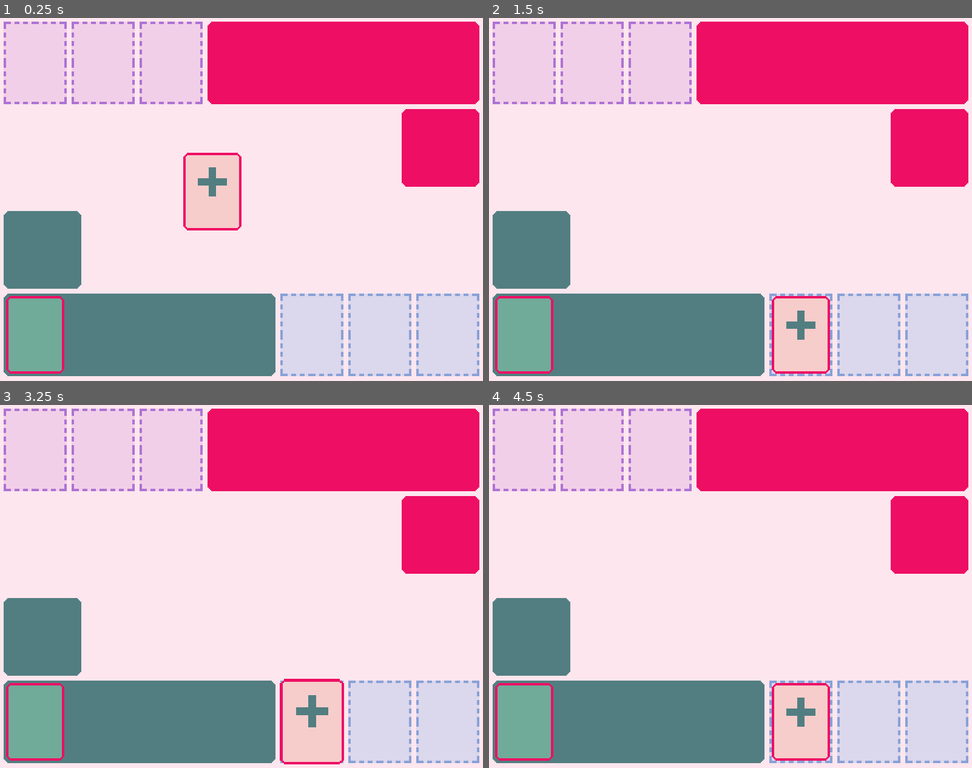
Above: before the commit, frames 1-4 (two rows, left to right).
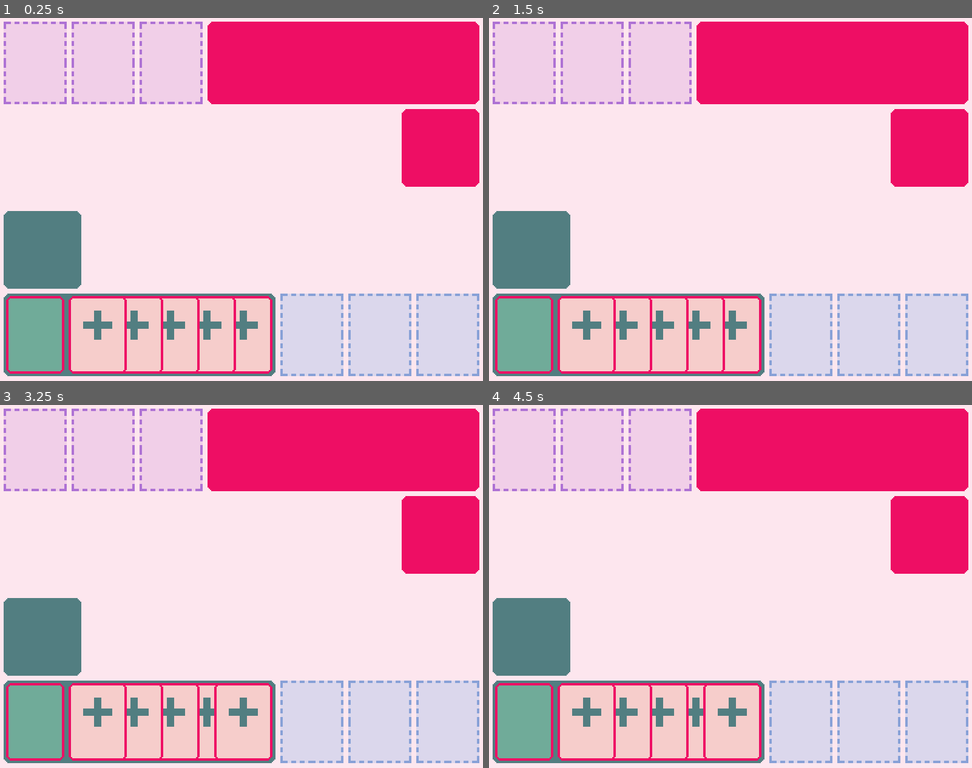
Above: after the commit, the same moments.

Repository: ajulo-awow/shifty_shuffle_new
Game: Godot game, scene res://scenes/managers/game_manager.tscn
Same seed, same stepped clock (60 frames per second), same inputs: the game is played once before the commit and once after it.
Inputs (mouse positions are in pixels of both pictures, inside the frame that each line leads up to):
- Up to frame 1 (0.25 s): no input
- Up to frame 2 (1.5 s): tap Enter at 0.5 s; drag from (701, 192) to (802, 333) at 0.52 s; drag from (633, 217) to (802, 333) at 1.27 s
- Up to frame 3 (3.25 s): tap Space at 2 s; move the mouse to (289, 506) at 2.02 s; click (289, 506) at 2.17 s; tap Enter at 2.75 s; drag from (217, 659) to (313, 720) at 2.77 s
- Up to frame 4 (4.5 s): tap Space at 3.5 s; move the mouse to (875, 640) at 3.52 s; click (875, 640) at 3.67 s; tap Enter at 4.25 s; drag from (585, 532) to (870, 720) at 4.27 s

The runs differ from the first frame. In frame 1, 11% of the frame differs, in the area x 14-57%, y 37-98%; in frame 2, 11%; in frame 3, 11%, in the area x 14-72%, y 75-99%; in frame 4, 11%.

Commit message:
fix: player hand

Diff:
--- a/scenes/managers/game_manager.tscn
+++ b/scenes/managers/game_manager.tscn
@@ -8,9 +8,10 @@
 [ext_resource type="Texture2D" uid="uid://blm6b626agf7q" path="res://sprites/UI/slots/new_opp_card_slot.png" id="7_ssqxr"]
 [ext_resource type="Texture2D" uid="uid://di001w8mn8h7s" path="res://sprites/placeholder/blank_400x300.png" id="8_psj4q"]
 [ext_resource type="Script" path="res://scripts/managers/card_manager.gd" id="8_ssqxr"]
-[ext_resource type="PackedScene" uid="uid://388i0jgmhxec" path="res://scenes/objects/card.tscn" id="9_ba085"]
 [ext_resource type="PackedScene" uid="uid://kfhp6xewmgma" path="res://scenes/objects/slot.tscn" id="10_s6d7f"]
 [ext_resource type="Texture2D" uid="uid://c20h2ngkiiuel" path="res://sprites/objects/player_cards/back_of_card.png" id="11_6gfjl"]
+[ext_resource type="Script" path="res://scripts/managers/player_hand.gd" id="11_ufn5a"]
+[ext_resource type="Script" path="res://scripts/objects/deck.gd" id="11_vvfaq"]
 
 [sub_resource type="RectangleShape2D" id="RectangleShape2D_vcwo2"]
 size = Vector2(96, 128)
@@ -74,9 +75,6 @@
 [node name="card_manager" type="Node2D" parent="."]
 script = ExtResource("8_ssqxr")
 
-[node name="card" parent="card_manager" instance=ExtResource("9_ba085")]
-position = Vector2(352, 288)
-
 [node name="player_card_slots" type="Node2D" parent="."]
 
 [node name="slot" parent="player_card_slots" instance=ExtResource("10_s6d7f")]
@@ -89,9 +87,11 @@
 position = Vector2(740.16, 523.16)
 
 [node name="player_hand" type="Node2D" parent="."]
+script = ExtResource("11_ufn5a")
 
 [node name="deck" type="Node2D" parent="."]
 position = Vector2(60, 524)
+script = ExtResource("11_vvfaq")
 
 [node name="Sprite2D" type="Sprite2D" parent="deck"]
 scale = Vector2(2, 2)
--- a/scripts/managers/card_manager.gd
+++ b/scripts/managers/card_manager.gd
@@ -3,12 +3,16 @@
 var card_being_dragged
 var screen_size
 var is_hovering_on_card
+var player_hand_ref
 #
 const COLL_MASK_CARD = 1
 const COLL_MASK_CARD_SLOT = 2
 
 
 func _ready() -> void:
+	#
+	player_hand_ref = $"../player_hand"
+	#
 	screen_size = get_viewport_rect().size
 
 
@@ -40,12 +44,15 @@
 	# if card dropped in empty card slot
 	var card_slot_found = raycast_check_for_card_slot()
 	if card_slot_found and not card_slot_found.card_in_slot:
+		player_hand_ref.remove_card_from_hand(card_being_dragged)
 		card_being_dragged.position = card_slot_found.position
 		# disable card
 		#card_being_dragged.get_node("Area2D/CollisionShape2D").disabled = true
 		#card_slot_found.card_in_slot = true
 		# card not bound to card slot
 		card_slot_found.card_in_slot = false
+	else:
+		player_hand_ref.add_card_to_hand(card_being_dragged)
 	#
 	card_being_dragged = null
 
--- a/scripts/objects/card.gd
+++ b/scripts/objects/card.gd
@@ -1,7 +1,9 @@
 extends Node2D
-
+#
 signal hovered
 signal hovered_off
+#
+var hand_pos
 
 
 func _ready() -> void:
Not shown: 1 places in scenes/managers/game_manager.tscn that only renumber resources
